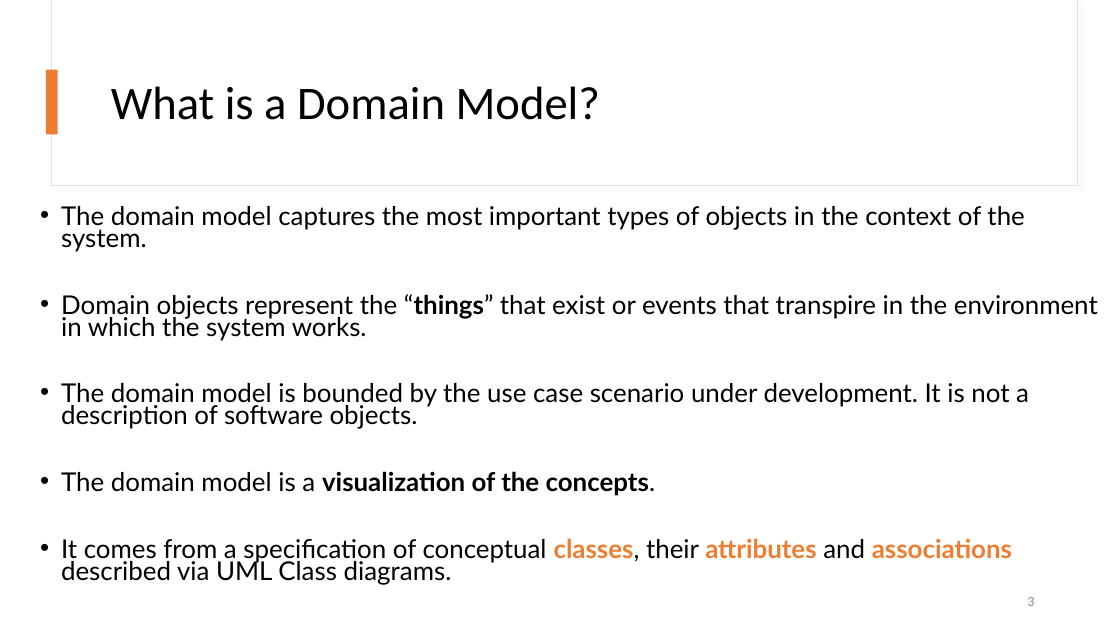
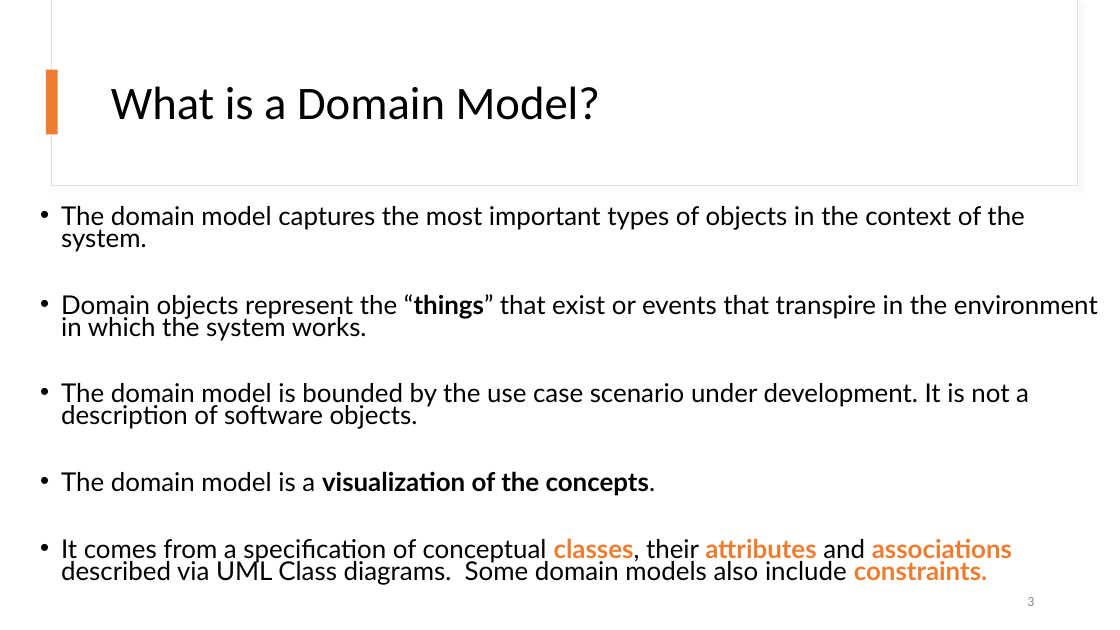
Before and after one commit to kthanasi-git/SW_Engineering, a slide deck: slide 3 of SOFTWARE ENGINEERING/SLIDES/5- Domain Models.pptx. Drawn at 1120x630 pixels with LibreOffice and Linux fonts; fonts in the diff are those of the drawing. Boxes give left, top, right and bottom in pixels: in the first picture for what was removed or moved away, otherwise in the second. Text is boxed around its words. In the diff, an @@ line names an element or a change of style, - is before the commit and + after.

Commit message:
Fix lecture 5

```diff
--- a/SOFTWARE ENGINEERING/SLIDES/5- Domain Models.pptx
+++ b/SOFTWARE ENGINEERING/SLIDES/5- Domain Models.pptx
@@ text at (61, 538, 1012, 585): text changed @@
-• It comes from a specification of conceptual classes, their attributes and associations described via UML Class diagrams.
+• It comes from a specification of conceptual classes, their attributes and associations described via UML Class diagrams. Some domain models also include constraints.
```
Also in this commit, not shown: 2 other slides changed, 3 slides added, 1 slide removed, 6 other files.
